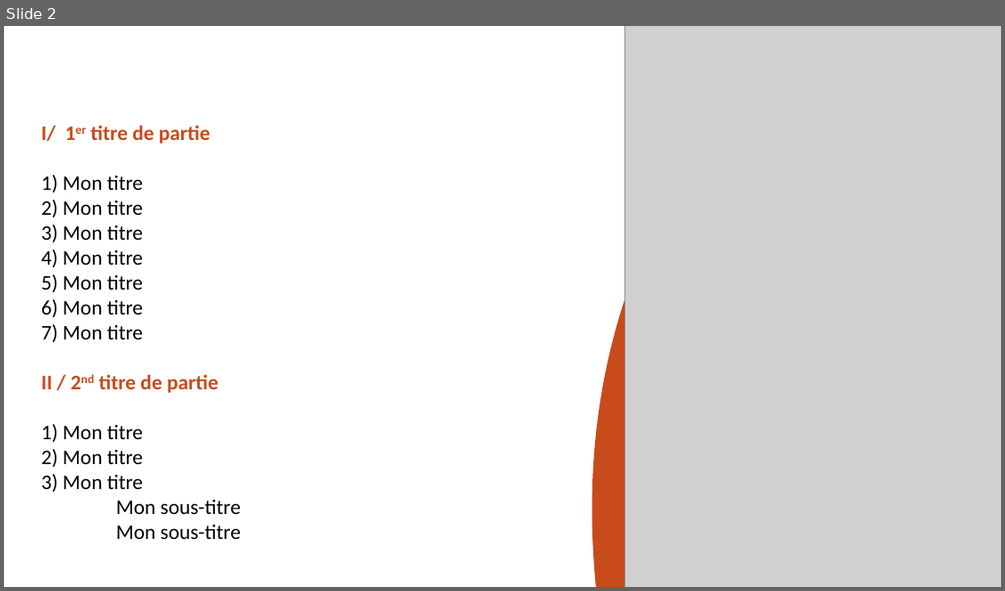
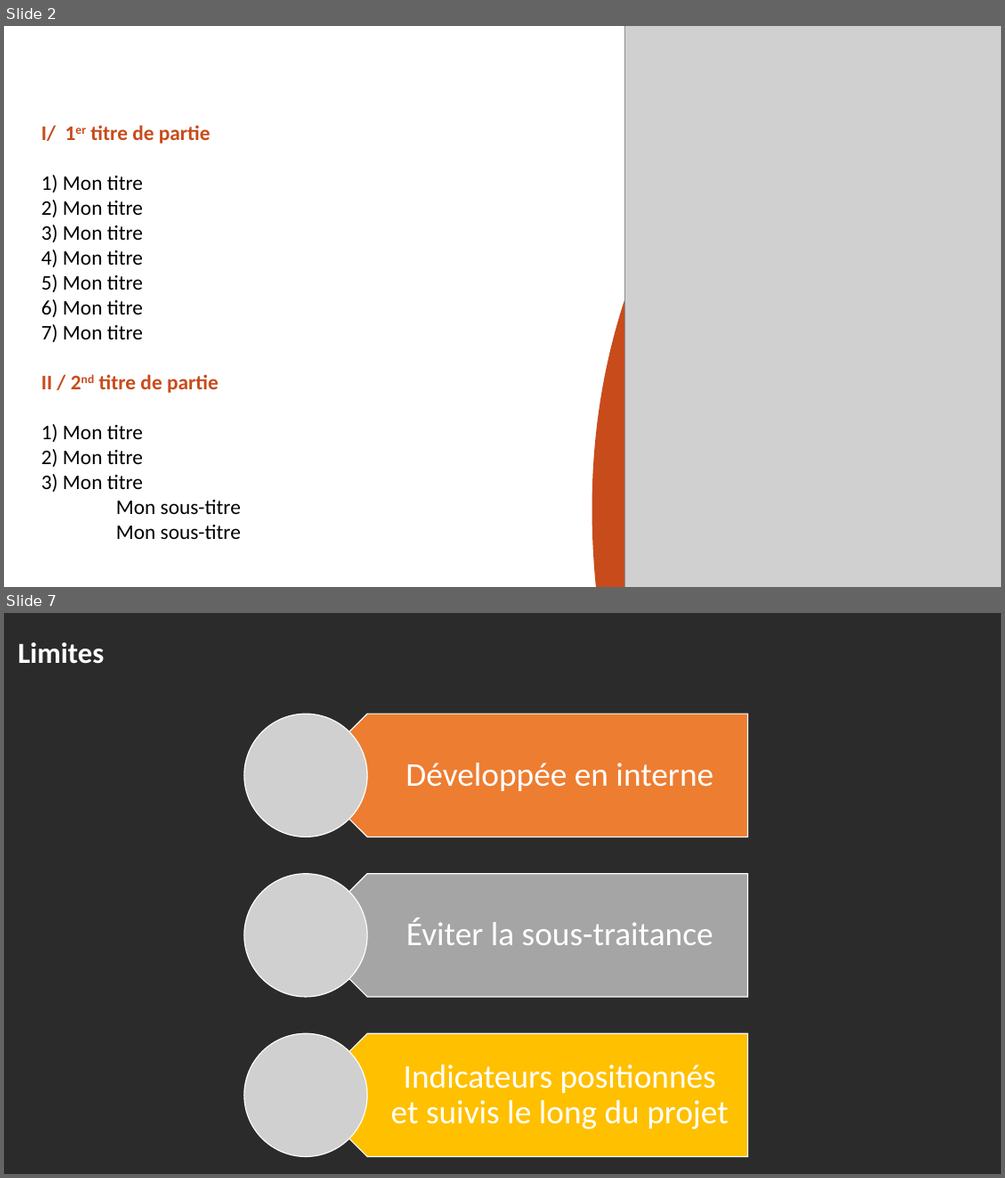
Before and after one commit to Sag64/PFR, a slide deck: Livrable1/Présentationpfr.pptx. Shown one above the other, each under a label of ours: slide 2 before the commit, slides 2 and 7 after it; the slides between them are not shown. The pictures are 1005x591 and 1005x1178 pixels, drawn with LibreOffice and Linux fonts; fonts in the diff are those of the drawing; grey boxes stand for pictures; background and template pictures are left out; a plain dark background stands for a picture behind light text. Boxes give left, top, right and bottom in pixels: in the first picture for what was removed or moved away, otherwise in the second. Text is boxed around its words. In the diff, an @@ line names an element or a change of style, - is before the commit and + after.

Commit message:
objectifs, besoins, contraintes, limites

```diff
--- a/Livrable1/Présentationpfr.pptx
+++ b/Livrable1/Présentationpfr.pptx
@@ slide 7 added at [4,613,1001,1174], background picture (left out) @@
@@ text added at [18,642,105,664], 28 pt, text #FFFFFF, bold @@
+Limites
@@ group added at [244,714,748,1157]: 3 pentagon arrows, 3 texts, 3 pictures @@
+Développée en interne
+Éviter la sous-traitance
+Indicateurs positionnés et suivis le long du projet
```
Also in this commit, not shown: 4 other slides added, 1 slide removed.
